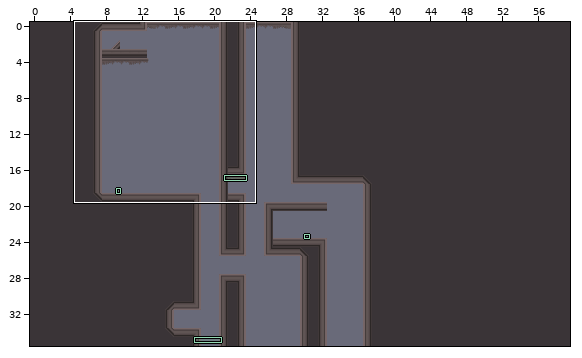
Two states of a LDtk project, Levels/World_3/Level_3-4.ldtk. Above, an overview of the earlier version with the close-up marked.
Close-up. First the earlier version:
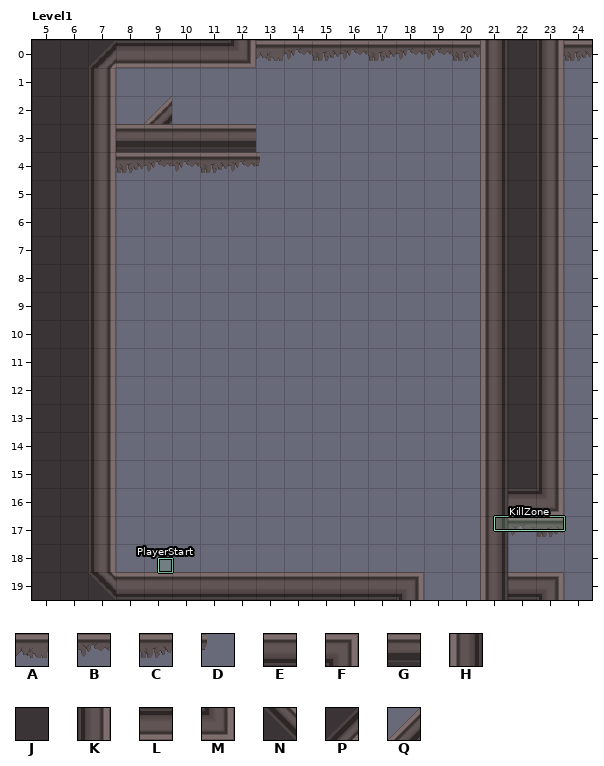
Cells are 32x32 px. Shown: Level1 x 5..24, y 0..19. The commit also changed other parts of the map, which this record leaves out.
Key: from "Props": A 14, B 22, C 30, D 31; from "Tiles_sheet_world3": E 1, F 2, G 6, H 8, J 9, K 10, L 17, M 18, N 32 flipped left-right, P 32 turned 180, Q 33.
_ is an empty cell.
Objects are placed by their top-left corner, in cells (3,4 is the top-left corner of cell 3,4); size is 1x1 cell unless given.
Layer "Props" before, first column x 5:
 0 ________ABCBCBBC___C
 1 ____________________
 2 ____________________
 3 ____________________
 4 ___CBBCBD___________
 5 ____________________
 6 ____________________
 7 ____________________
 8 ____________________
 9 ____________________
10 ____________________
11 ____________________
12 ____________________
13 ____________________
14 ____________________
15 ____________________
16 ____________________
17 _________________BC_
18 ____________________
19 ____________________
Layer "Tiles" before, first column x 5:
 0 JJPLLLLM________HJK_
 1 JJK_____________HJK_
 2 JJK_Q___________HJK_
 3 JJKGGGGG________HJK_
 4 JJK_____________HJK_
 5 JJK_____________HJK_
 6 JJK_____________HJK_
 7 JJK_____________HJK_
 8 JJK_____________HJK_
 9 JJK_____________HJK_
10 JJK_____________HJK_
11 JJK_____________HJK_
12 JJK_____________HJK_
13 JJK_____________HJK_
14 JJK_____________HJK_
15 JJK_____________HJK_
16 JJK_____________HLM_
17 JJK_____________H___
18 JJK_____________H___
19 JJNEEEEEEEEEEF__HEF_
Objects on layer "Entities" before:
"PlayerStart" rectangle at 9.5,18.5 size 0.5x0.5
"KillZone" rectangle at 21.5,17 size 2.5x0.5
After the commit:
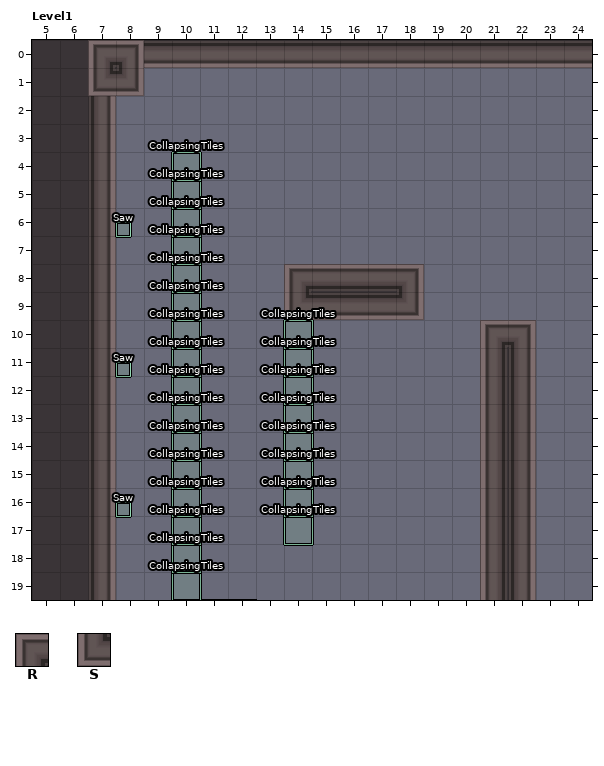
Further tiles: from "Tiles_sheet_world3": R 0, S 16.
Difference:
{"where": "layer \"Props\" (removed)"}
{"y":0,"x":13,"old":"ABCBCBBC","new":"________"}
{"y":0,"x":24,"old":"C","new":"_"}
{"y":4,"x":8,"old":"CBBCBD","new":"______"}
{"y":17,"x":22,"old":"BC","new":"__"}
{"where": "layer \"Tiles\""}
{"y":0,"x":7,"old":"PL","new":"RF"}
{"y":0,"x":12,"old":"M________HJK_","new":"LLLLLLLLLLLLL"}
{"y":1,"x":7,"old":"K_","new":"SM"}
{"y":1,"x":21,"old":"HJK","new":"___"}
{"y":2,"x":9,"old":"Q","new":"_"}
{"y":2,"x":21,"old":"HJK","new":"___"}
{"y":3,"x":8,"old":"GGGGG","new":"_____"}
{"y":3,"x":21,"old":"HJK","new":"___"}
{"y":4,"x":21,"old":"HJK","new":"___"}
{"y":5,"x":21,"old":"HJK","new":"___"}
{"y":6,"x":21,"old":"HJK","new":"___"}
{"y":7,"x":21,"old":"HJK","new":"___"}
{"y":8,"x":14,"old":"_____","new":"REEEF"}
{"y":8,"x":21,"old":"HJK","new":"___"}
{"y":9,"x":14,"old":"_____","new":"SLLLM"}
{"y":9,"x":21,"old":"HJK","new":"___"}
{"y":10,"x":21,"old":"HJK","new":"RF_"}
{"y":11,"x":22,"old":"JK","new":"K_"}
{"y":12,"x":22,"old":"JK","new":"K_"}
{"y":13,"x":22,"old":"JK","new":"K_"}
{"y":14,"x":22,"old":"JK","new":"K_"}
{"y":15,"x":22,"old":"JK","new":"K_"}
{"y":16,"x":22,"old":"LM","new":"K_"}
{"y":17,"x":22,"old":"_","new":"K"}
{"y":18,"x":22,"old":"_","new":"K"}
{"y":19,"x":7,"old":"NEEEEEEEEEEF","new":"K___________"}
{"y":19,"x":22,"old":"EF","new":"K_"}
{"where": "layer \"Entities\""}
{"was": "\"PlayerStart\" rectangle at 9.5,18.5 size 0.5x0.5", "now": "outside this view"}
{"was": "\"KillZone\" rectangle at 21.5,17 size 2.5x0.5", "now": "outside this view"}
{"now": "\"CollapsingTiles\" rectangle at 10,19"}
{"now": "\"CollapsingTiles\" rectangle at 10,18"}
{"now": "\"CollapsingTiles\" rectangle at 10,17"}
{"now": "\"CollapsingTiles\" rectangle at 10,16"}
{"now": "\"CollapsingTiles\" rectangle at 10,15"}
{"now": "\"CollapsingTiles\" rectangle at 10,14"}
{"now": "\"CollapsingTiles\" rectangle at 10,13"}
{"now": "\"CollapsingTiles\" rectangle at 10,12"}
{"now": "\"CollapsingTiles\" rectangle at 10,11"}
{"now": "\"CollapsingTiles\" rectangle at 10,10"}
{"now": "\"CollapsingTiles\" rectangle at 10,9"}
{"now": "\"CollapsingTiles\" rectangle at 10,8"}
{"now": "\"CollapsingTiles\" rectangle at 10,7"}
{"now": "\"CollapsingTiles\" rectangle at 10,6"}
{"now": "\"CollapsingTiles\" rectangle at 10,5"}
{"now": "\"CollapsingTiles\" rectangle at 10,4"}
{"now": "\"CollapsingTiles\" rectangle at 14,17"}
{"now": "\"CollapsingTiles\" rectangle at 14,16"}
{"now": "\"CollapsingTiles\" rectangle at 14,15"}
{"now": "\"CollapsingTiles\" rectangle at 14,14"}
{"now": "\"CollapsingTiles\" rectangle at 14,13"}
{"now": "\"CollapsingTiles\" rectangle at 14,12"}
{"now": "\"CollapsingTiles\" rectangle at 14,11"}
{"now": "\"CollapsingTiles\" rectangle at 14,10"}
{"now": "\"Saw\" rectangle at 8,16.5 size 0.5x0.5"}
{"now": "\"Saw\" rectangle at 8,11.5 size 0.5x0.5"}
{"now": "\"Saw\" rectangle at 8,6.5 size 0.5x0.5"}
